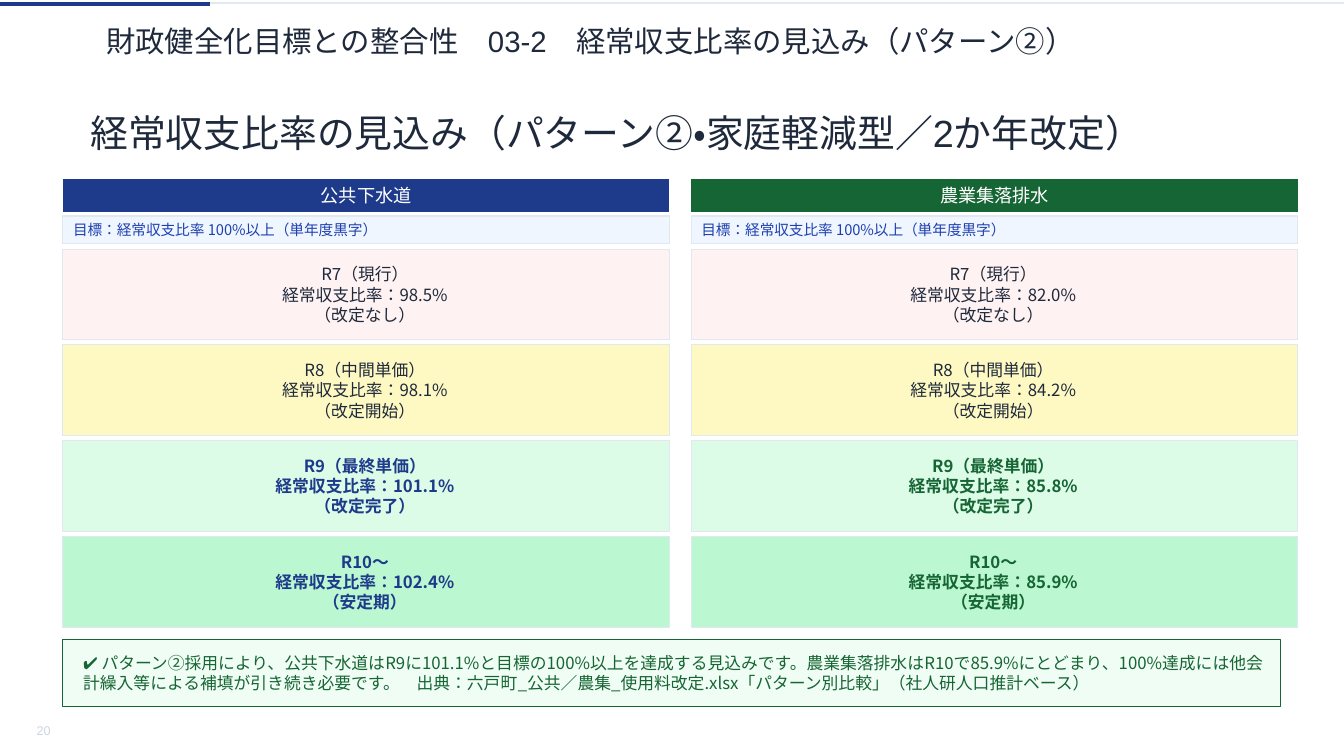
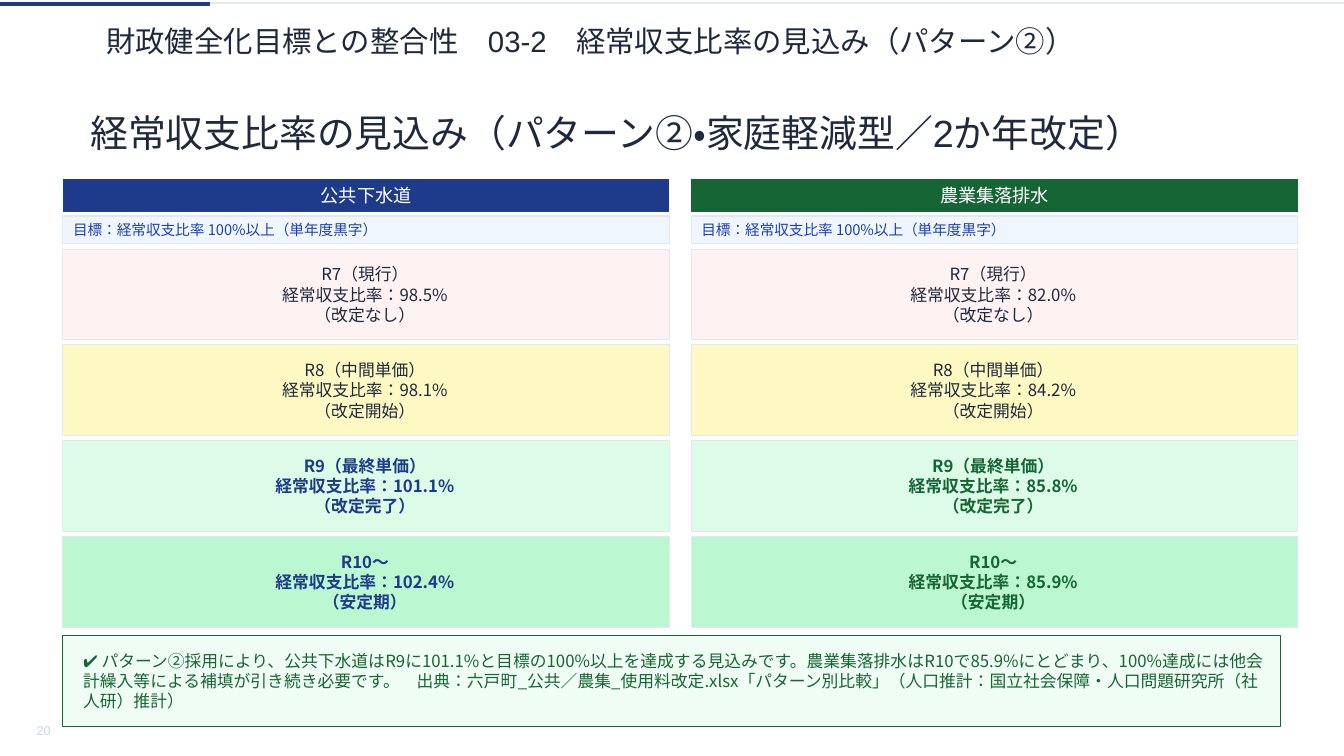
Before and after one commit to ryowakayama-gif/repository, a slide deck: slide 20 of rokko_sewage_council/output/六戸町_第2回審議会資料.pptx. Drawn at 1344x756 pixels with LibreOffice and Linux fonts; fonts in the diff are those of the drawing. Boxes give left, top, right and bottom in pixels: in the first picture for what was removed or moved away, otherwise in the second. Text is boxed around its words. In the diff, an @@ line names an element or a change of style, - is before the commit and + after.

```diff
--- a/rokko_sewage_council/output/六戸町_第2回審議会資料.pptx
+++ b/rokko_sewage_council/output/六戸町_第2回審議会資料.pptx
@@ freeform shape "✔ パターン②採用により、公共下水道はR9に101.1%と目標の100%以上を達成する見込みです。農業集落排水はR10で ...": place and size @@
-freeform shape "✔ パターン②採用により、公共下水道はR9に101.1%と目標の100%以上を達成する見込みです。農業集落排水はR10で ..." at (64, 639, 1281, 706)
+freeform shape "✔ パターン②採用により、公共下水道はR9に101.1%と目標の100%以上を達成する見込みです。農業集落排水はR10で ..." at (64, 635, 1281, 727)
@@ text in freeform shape at (83, 653, 1263, 709): text changed @@
-✔ パターン②採用により、公共下水道はR9に101.1%と目標の100%以上を達成する見込みです。農業集落排水はR10で85.9%にとどまり、100%達成には他会計繰入等による補填が引き続き必要です。 出典：六戸町_公共／農集_使用料改定.xlsx「パターン別比較」（社人研人口推計ベース）
+✔ パターン②採用により、公共下水道はR9に101.1%と目標の100%以上を達成する見込みです。農業集落排水はR10で85.9%にとどまり、100%達成には他会計繰入等による補填が引き続き必要です。 出典：六戸町_公共／農集_使用料改定.xlsx「パターン別比較」（人口推計：国立社会保障・人口問題研究所（社人研）推計）
```
Also in this commit, not shown: 13 other slides changed, 5 other files.
